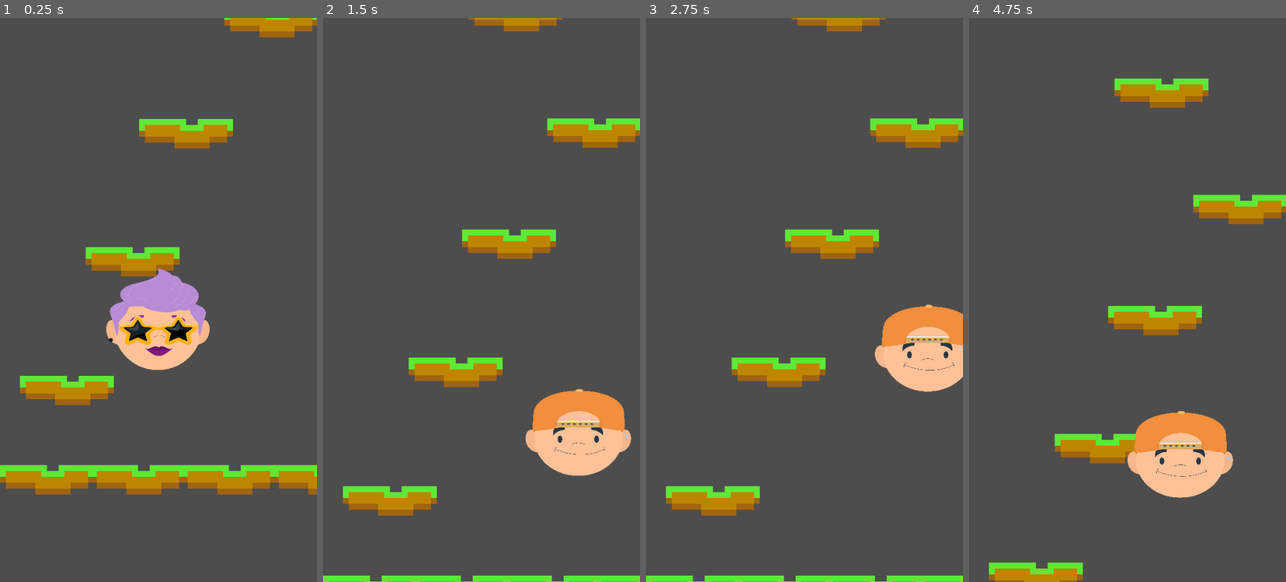
Above: before the commit, frames 1-4 (left to right).
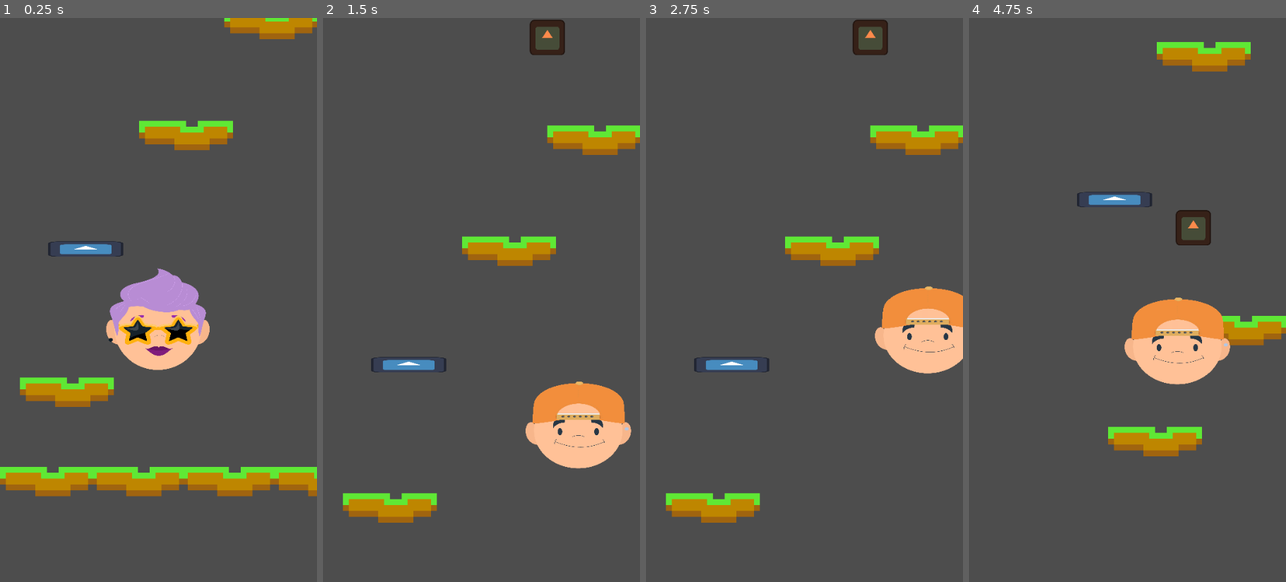
Above: after the commit, the same moments.

Repository: AntoniTomov/first-godot-game
Game: Godot game, scene res://scenes/game.tscn
Same seed, same stepped clock (60 frames per second), same inputs: the game is played once before the commit and once after it. The engine's default icon, where the game draws it, is replaced by a stand-in: a white triangle on a blue panel in a dark square.
Inputs (mouse positions are in pixels of both pictures, inside the frame that each line leads up to):
- Up to frame 1 (0.25 s): no input
- Up to frame 2 (1.5 s): move the mouse to (551, 271) at 0.52 s; hold D (move_right) 0.53-1.28 s; move the mouse to (418, 328) at 1.27 s; hold A (move_left) from 1.28 s (still down)
- Up to frame 3 (2.75 s): move the mouse to (836, 175) at 2.02 s; release A (move_left) at 2.03 s; hold D (move_right) from 2.03 s (still down)
- Up to frame 4 (4.75 s): move the mouse to (1111, 412) at 2.77 s; move the mouse to (1222, 384) at 3.52 s; release D (move_right) at 3.53 s; hold A (move_left) from 3.53 s (still down); move the mouse to (1032, 215) at 4.27 s

The runs differ from the first frame. In frame 1, 4.0% of the frame differs, in the area x 0-100%, y 0-85%; in frame 2, 9.2%; in frame 3, 10%; in frame 4, 16%, in the area x 6-100%, y 4-100%.

Commit message:
PowerUps and Stuff

Diff:
--- /dev/null
+++ b/scenes/speed_power_up.tscn
@@ -0,0 +1,20 @@
+[gd_scene load_steps=4 format=3 uid="uid://bua24ckal3kj3"]
+
+[ext_resource type="Texture2D" uid="uid://djd46sh4keg26" path="res://icon.svg" id="1_d7d4t"]
+[ext_resource type="Script" path="res://scripts/speed_power_up.gd" id="1_rdsph"]
+
+[sub_resource type="CircleShape2D" id="CircleShape2D_yt4jg"]
+radius = 30.0
+
+[node name="SpeedPowerUp" type="Area2D"]
+script = ExtResource("1_rdsph")
+
+[node name="Sprite2D" type="Sprite2D" parent="."]
+modulate = Color(0.992157, 0.541176, 0.294118, 1)
+scale = Vector2(0.46875, 0.46875)
+texture = ExtResource("1_d7d4t")
+
+[node name="CollisionShape2D" type="CollisionShape2D" parent="."]
+shape = SubResource("CircleShape2D_yt4jg")
+
+[connection signal="body_entered" from="." to="." method="_on_body_entered"]
--- a/scenes/static_platform.tscn
+++ b/scenes/static_platform.tscn
@@ -6,9 +6,8 @@
 [sub_resource type="RectangleShape2D" id="RectangleShape2D_afdxq"]
 size = Vector2(122, 20)
 
-[node name="StaticBody2D" type="StaticBody2D"]
+[node name="StaticBody2D" type="Area2D"]
 position = Vector2(254, 97)
-input_pickable = true
 script = ExtResource("1_2tvuy")
 
 [node name="Sprite2D" type="Sprite2D" parent="."]
@@ -18,4 +17,5 @@
 [node name="CollisionShape2D" type="CollisionShape2D" parent="."]
 shape = SubResource("RectangleShape2D_afdxq")
 
+[connection signal="body_entered" from="." to="." method="_on_body_entered"]
 [connection signal="mouse_entered" from="." to="." method="_on_mouse_entered"]
--- a/scripts/game.gd
+++ b/scripts/game.gd
@@ -2,6 +2,9 @@
 
 @onready var platform_parent = $PlatformParent
 
+
+var power_up = preload("res://scenes/speed_power_up.tscn");
+var static_platform = preload("res://scenes/static_platform.tscn");
 var camera_scene = preload("res://scenes/camera_2d.tscn");
 var platform_scene = preload("res://scenes/platform.tscn");
 var player_scene = preload("res://scenes/player.tscn");
@@ -36,7 +39,7 @@
 func create_ground_layer(ground_layer_platform_count, platform_width):
 	for i in range(ground_layer_platform_count):
 		var ground_location = Vector2(i * platform_width, 0);
-		create_platform(ground_location);
+		create_platform(ground_location,true);
 
 
 func create_level(viewport_size, platform_width, ground_layer_platform_count):
@@ -54,7 +57,7 @@
 		location.y = next_step_y;
 		previous_step_y = next_step_y;
 
-		create_platform(location);
+		create_platform(location,false);
 
 func _process(delta):
 	if Input.is_action_just_pressed("quit"):
@@ -63,16 +66,28 @@
 		get_tree().reload_current_scene();
 
 
-func create_platform(location: Vector2):
+func create_platform(location: Vector2, is_ground: bool):
+	var vanishing_platform = static_platform.instantiate();
 	var platform = platform_scene.instantiate();
 	platform.global_position = location;
+	vanishing_platform.global_position = location;
 	print(location)
 
-	#if location:
-		#print(location)
-		#platform.global_position = location;
-	#else:
-		#print('No location: ', Vector2(random_number_x, random_number_y))
-		#platform.global_position = Vector2(random_number_x, random_number_y);
-	platform_parent.add_child(platform);
-	return platform;
+	var random_platform = randf_range(1, 100);
+
+
+	if is_ground:
+		platform_parent.add_child(platform);
+	else:
+		if random_platform > 40 and random_platform < 70:
+			create_powerup(location);
+		if random_platform < 67:
+			platform_parent.add_child(platform);
+		else:
+			platform_parent.add_child(vanishing_platform);
+
+func create_powerup(location):
+		var power_up_inst = power_up.instantiate()
+		var power_location = Vector2(location.x, location.y - 150)
+		power_up_inst.global_position = power_location
+		platform_parent.add_child(power_up_inst)
--- a/scripts/platform.gd
+++ b/scripts/platform.gd
@@ -2,5 +2,4 @@
 
 func _on_body_entered(body):
 	if body is Player:
-		if body.velocity.y > 0:
-			body.jump();
+		body.jump();
--- a/scripts/player.gd
+++ b/scripts/player.gd
@@ -2,6 +2,8 @@
 class_name Player;
 
 @onready var animator = $AnimationPlayer
+
+
 
 var viewport_size;
 
@@ -10,6 +12,7 @@
 var gravity = 15.0;
 var max_fall_velocity = 1000.0;
 var jump_velocity = -800;
+const stable_velocity = -800;
 var last_platform_touched_y = 0;
 
 func _ready():
@@ -53,7 +56,13 @@
 func jump():
 	velocity.y = jump_velocity;
 
+func boost_velocity():
+		jump_velocity += 0.67 * stable_velocity
 
+		while jump_velocity < stable_velocity - 20:
+			print(jump_velocity)
+			await get_tree().create_timer(0.4).timeout
+			jump_velocity = stable_velocity + (jump_velocity - stable_velocity) * 0.9
 
 func _on_visible_on_screen_notifier_2d_screen_exited():
 	get_tree().reload_current_scene();
--- /dev/null
+++ b/scripts/speed_power_up.gd
@@ -0,0 +1,19 @@
+extends Area2D
+
+@onready var sprite_2d = $Sprite2D
+
+
+
+
+func _on_body_entered(body):
+	if body is Player:
+		body.boost_velocity()
+
+
+
+
+
+		#if body.jump_velocity == body.stable_velocity:
+			#pass
+		queue_free()
+			#sprite_2d.visible = false
--- a/scripts/static_platform.gd
+++ b/scripts/static_platform.gd
@@ -1,7 +1,7 @@
-extends StaticBody2D
+extends Area2D
 
-
-func _on_mouse_entered():
-	await get_tree().create_timer(1).timeout
-	queue_free()
-	print("remove")
+func _on_body_entered(body):
+	if body is Player:
+			body.jump();
+			await get_tree().create_timer(1).timeout
+			queue_free()
